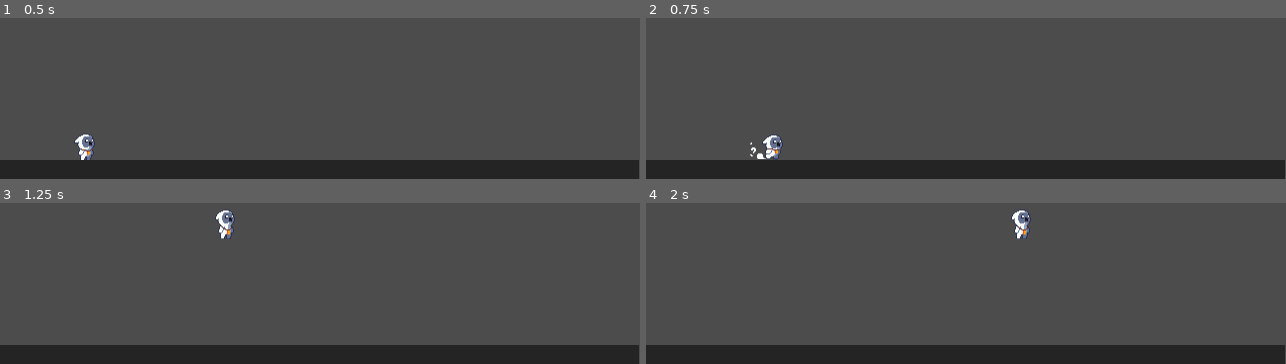
Above: before the commit, frames 1-4 (two rows, left to right).
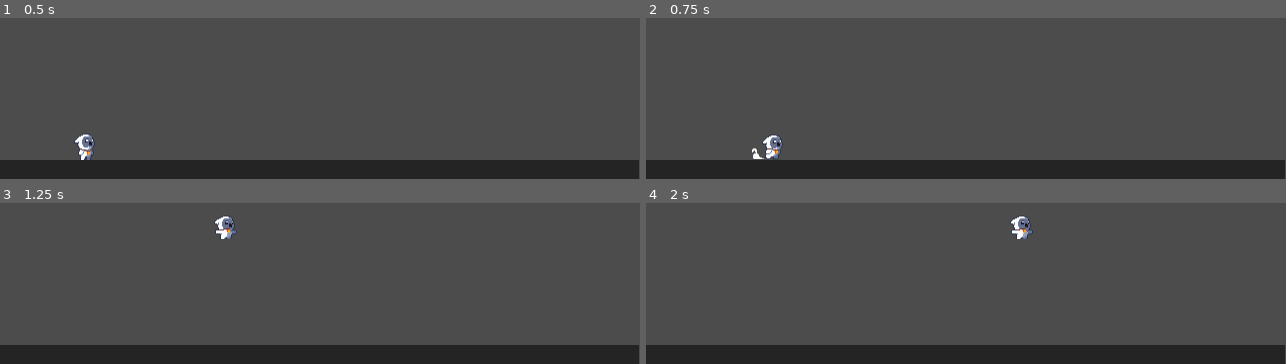
Above: after the commit, the same moments.

Repository: brunolucena/godot_mages_battle
Game: Godot game, scene res://Main/Main.tscn
Two runs of this game, one before a commit and one after it. Both use one fixed random seed, a clock stepped at 60 frames per second and the inputs below.
Inputs:
- Up to frame 1 (0.5 s): no input
- Up to frame 2 (0.75 s): tap Enter at 0.5 s; hold D (right) from 0.53 s (still down)
- Up to frame 3 (1.25 s): keep holding D (right); tap Space (jump) at 0.77 s
- Up to frame 4 (2 s): keep holding D (right); tap Space (jump) at 1.52 s

Frame 1 is identical in both runs. In frame 2, less than 0.1% of the frame differs, in the area x 16-19%, y 77-88%; in frame 3, 0.4%, in the area x 33-38%, y 4-23%; in frame 4, 0.4%.

Commit message:
Melhorar animação de pulo

Diff:
--- a/Player/Player.tscn
+++ b/Player/Player.tscn
@@ -16,6 +16,7 @@
 [sub_resource type="Animation" id=6]
 resource_name = "Jump"
 length = 0.8
+loop = true
 tracks/0/type = "value"
 tracks/0/path = NodePath("Sprite:texture")
 tracks/0/interp = 1
@@ -74,7 +75,7 @@
 "times": PoolRealArray( 0 ),
 "transitions": PoolRealArray( 1 ),
 "update": 0,
-"values": [ 0.8 ]
+"values": [ 1.4 ]
 }
 tracks/5/type = "value"
 tracks/5/path = NodePath("Sprite:hframes")
@@ -417,7 +418,7 @@
 [node name="DustRunRight" parent="." instance=ExtResource( 4 )]
 visible = false
 position = Vector2( -7, -1 )
-frame = 5
+frame = 2
 speed_scale = 1.5
 
 [node name="DustRunLeft" parent="." instance=ExtResource( 4 )]
@@ -425,7 +426,7 @@
 position = Vector2( 8, 0 )
 rotation = -3.14159
 scale = Vector2( 1, -1 )
-frame = 2
+frame = 5
 
 [node name="AnimationPlayer" type="AnimationPlayer" parent="."]
 playback_speed = 0.8
